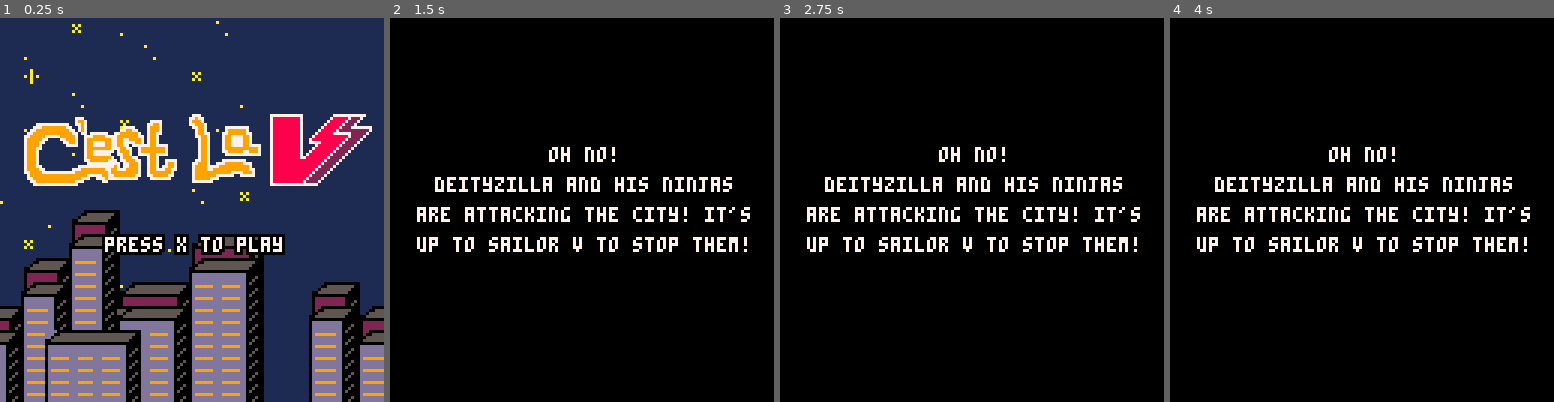
Above: before the commit, frames 1-4 (left to right).
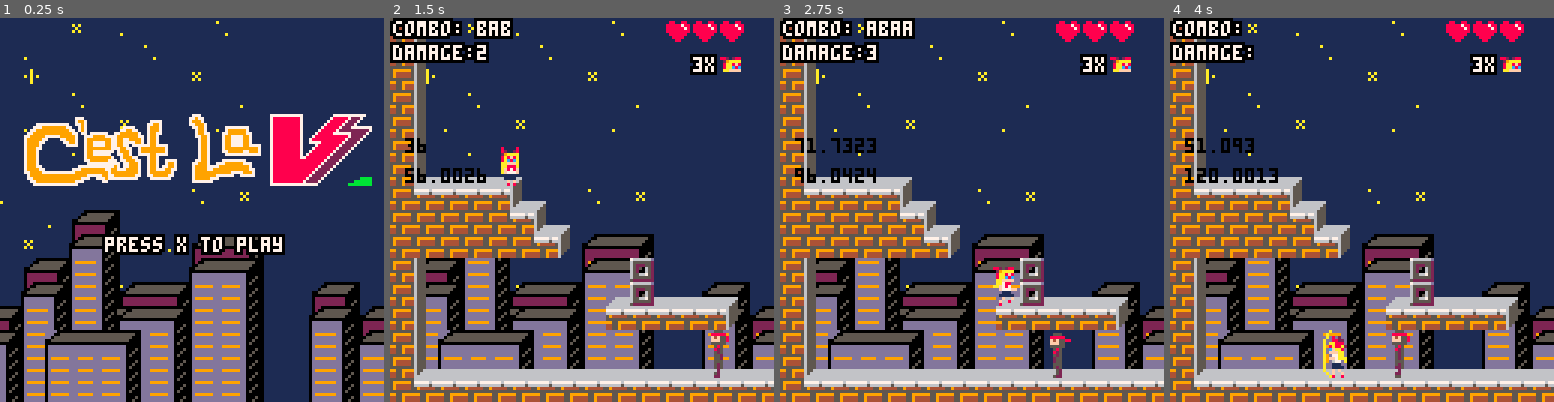
Above: after the commit, the same moments.

Repository: MarkNickerson/SailorV
Game: PICO-8 cartridge sailorv.p8
Two runs of this game, one before a commit and one after it. Both use one fixed random seed, a clock stepped at 60 frames per second and the inputs below.
Inputs:
- Up to frame 1 (0.25 s): no input
- Up to frame 2 (1.5 s): tap X (X key) at 0.33, 1.07 s; tap O (Z key) at 0.7 s
- Up to frame 3 (2.75 s): hold Right 1.6-2.1 s; tap O (Z key) at 1.7, 2.1, 2.5 s; tap X (X key) at 1.85 s; hold Up 2.15-2.42 s; hold Right from 2.47 s (still down)
- Up to frame 4 (4 s): tap O (Z key) at 2.9, 3.3, 3.7 s; tap X (X key) at 2.97 s; release Right at 3.03 s; hold Left 3.08-3.58 s; hold Down 3.63-3.97 s

The runs differ from the first frame. In frame 1, 0.1% of the frame differs, in the area x 90-97%, y 41-44%; in frame 2, 91%; in frame 3, 91%; in frame 4, 92%, in the area x 0-100%, y 0-100%.

Commit message:
Made level transition and messed up Dan's level 2 D: still need to make adjustments

Diff:
--- a/sailorv.p8
+++ b/sailorv.p8
@@ -29,7 +29,7 @@
 next_state = game_states.splash -- level to load after loading screen
 
 loading_end_time = 0 -- keeps track of when loading screen ends automatically
-loading_time = 12 -- 2/3rds the time is story background, and the other 1/3 is the episode title
+loading_time = 0 -- 2/3rds the time is story background, and the other 1/3 is the episode title
 
 function change_state(desired_state)
   cls()
@@ -350,7 +350,7 @@
     end
   end
 
-  if player.hearts == 0 or player.y >= 180 then
+  if player.hearts == 0 or (player.y >= 150 and player.y <= 155 and zone == 1) or (player.y >= 260 and player.y <= 265 and zone == 2) then
     num_lives -= 1
     if num_lives <= 0 then
         change_state(game_states.lose_screen)
@@ -360,9 +360,31 @@
     end
   end
 
-  if(solid(player, player.x, player.y-0.5, 7)) then
-    change_state(game_states.win_screen)
-  end
+  --testing!!!!
+  if (player.x >= 150 and player.x <= 155 and zone == 1) then
+    player.x=40*8
+    player.y=21*8
+
+    cam.x = player.x
+    cam.y = 16*8
+    zone = 2
+    ninjaspawn = 0
+
+    cur_checkpoint.x = player.x
+    cur_checkpoint.y = player.y
+  end
+
+
+  -- if(solid(player, player.x, player.y-0.5, 7) and zone == 1) then
+  --   player.x=40*8
+  --   player.y=21*8
+  --
+  --   cam.x = player.x
+  --   cam.y = 16*8
+  --   zone = 2
+  --   ninjaspawn = 0
+  --   --change_state(game_states.win_screen)
+  -- end
 
   handle_combo()
 
@@ -588,6 +610,7 @@
     t = 0
     taking_damage = false
     enemycount = 0
+    zone = 1
     -- checkpoint stuff
     cur_checkpoint = {x=21, y=1}
     brawl_bounds = {x=0}
@@ -805,7 +828,7 @@
 
   ninja.dy+=ninja.gravity
   -- delete ninja if it falls into the abyss
-  if(ninja.y >= 150) then
+  if((ninja.y >= 150 and ninja.y <= 155) or (ninja.y >= 260 and ninja.y <= 265)) then
     del(allninjas, ninja)
   end
 end
@@ -816,17 +839,17 @@
    spr(ninja.sprite, ninja.x, ninja.y-16, 1, 2, ninja.flip)
 end
 
-function spawnbrawl(xlock)
+function spawnbrawl(xlock, y_spawn)
   if brawl_spawn == false then
 
     brawl_spawn = true
     brawl_clear = false
     enemycount = #allninjas
 
-    make_ninja(player.x - 50, 0, 5)
-    make_ninja(player.x + 50, 0, 5)
-    make_ninja(player.x - 100, 0, 5)
-    make_ninja(player.x + 100, 0, 5)
+    make_ninja(player.x - 50, y_spawn, 5)
+    make_ninja(player.x + 50, y_spawn, 5)
+    make_ninja(player.x - 100, y_spawn, 5)
+    make_ninja(player.x + 100, y_spawn, 5)
 
     if (xlock-cam.x>64+25) then cam.x+=1 end
 
@@ -970,9 +993,16 @@
 function update_game()
   -- spawn more ninjas at randomized x locations
   if(player.x >= ninjaspawn) then
-    make_ninja(player.x + 100, 0, 10)
-    ninjaspawn += 50
-    ninjaspawn += flr(rnd(200))
+    if (zone == 1) then
+      make_ninja(player.x + 100, 0, 10)
+      ninjaspawn += 50
+      ninjaspawn += flr(rnd(200))
+    elseif (zone == 2) then
+      make_ninja(player.x + 100, 180, 10)
+      ninjaspawn += 50
+      ninjaspawn += flr(rnd(200))
+    end
+
   end
   foreach(shuriken, update_shuriken)
   foreach(health_pack, update_health_pack)
@@ -980,13 +1010,13 @@
   move_actor(player)
   foreach(allninjas, move_actor)
 
-  if(player.x >= 300 and player.x <= 350) then
-    spawnbrawl(300)
-  end
-  if(player.x >= 700 and player.x <= 750) then
-    spawnbrawl(700)
-  end
-  if (player.x >= 500 and player.x <= 550) then
+  if(player.x >= 300 and player.x <= 350 and zone == 1) then
+    spawnbrawl(300, 0)
+  end
+  if(player.x >= 700 and player.x <= 750 and zone == 1) then
+    spawnbrawl(700, 0)
+  end
+  if (player.x >= 500 and player.x <= 550 and zone == 1) then
     brawl_spawn = false
   end
   t+= 1
@@ -1057,7 +1087,8 @@
  -- print(player.incombo,cam.x,16,7)
   -- print(brawl_clear, cam.x + 5,24,0)
   -- print(brawl_spawn,cam.x + 5,32,0)
-   --print(player.x,cam.x + 5,40,0)
+   print(player.x,cam.x + 5,cam.y+40,0)
+   print(player.y,cam.x + 5,cam.y+50,0)
   -- print(enemycount,cam.x + 5,48,0)
   draw_hearts()
   draw_lives()
@@ -1160,9 +1191,9 @@
 -- draw hearts ui
 function draw_hearts()
   if(player.hearts == 3) then
-    spr(36, cam.x+110, 1)
-    spr(36, cam.x+101, 1)
-    spr(36, cam.x+92, 1)
+    spr(36, cam.x+110, cam.y+1)
+    spr(36, cam.x+101, cam.y+1)
+    spr(36, cam.x+92, cam.y+1)
   elseif (player.hearts == 2.5) then
     spr(40, cam.x+110, 1)
     spr(36, cam.x+101, 1)
@@ -1644,151 +1675,151 @@
 
 
 __gff__
-0000000000000000000000000000000000000000000000000000000000000000020202020000020000000080800002000404040404040400000000808000020000000000000000000000000000404004000000000000000000000000000000000000000000000000000000000000000000000000000000000000000000000000
-0000000000000000000000000000000000000000000000000000000000000000000000000000000000000000000000000000000000000000000000000000000000000000000000000000000000000000000000000000000000000000000000000000000000000000000000000000000000000000000000000000000000000000
+0000000000000000000000000000000000000000000000000000000000000000020202020000020000000080800002000404040404040400000000808000000002020202020202020200000000404004020202020202020202000000000000000000000000000000000000000000000000000000000000000000000000000000
+0000000000000000000000000000000000000000000000000000000000000000000000000000000000000000000000000000000000000000000000000000000000000000000000000000000000000000000000000000000000000000000000000000000000000000000000000000000200000000000000000000000000000000
 __map__
 203f000000000000000000000000000000000000000000000000000000000000000000000000000000000000000000000000000000000000000000000000000000000000000000000000000000000000000000000000000000000000000000000000000000000000000000000000000000000000000000000000000000000000
 203f000000000000000000000000000000000000000000000000000000000000000000000000000000000000000000000000000000000000000000000000000000000000000000000000000000000000000000000000000000000000000000000000000000000d1e2f0000000000001e2f000000000000000000000000000000
-203f000000000000000000000000000000000000000000000000000000000000000000000000000000000000000000000000000000000000000000000000000000000000000000000000000000000000000000000000000000000000000000001e1f1f2f00000d222a1f1f1f1f1f1f220f000000000000000000000000000000
-203f000000000000000000000000000000000000000000000000000000000000000000000000000000000000000000000000000000000000000000000000000000001e1f1f1f2fcfcf00000000000000000000000000000000000000000000002222220f0000000d222222222222220f00000000000000000000000000000000
-203f00000000000000000000000000000000000000000000000000000000000000000000000000000000000000000000000000000000cfcfcf000000000000000000222222223f000000000000000000000000000000000000000000000000000000000000000000000000000000000000000000000000000000000000000000
-203f0000000000000000000000000000000000000000000000000000000000000000000000000000000000000000000000000000000000001e1f1f1f1f1f1f1f1f1f202020203f0000000000000000000000000000000000000000000000000000000000001e1f1f2f0e00000000000000000000000000000000000000000000
-202a1f1f1f2f0000000000000000000000000000000000000000000000000000000000000000000000000000000000001e1f1f1f2f0d0d0d22222222222222222222202020200f000000cf00000000000000000000000000000000000000000000000000002222220f0e00000000000000000000000000000000000000000000
-20222222222a2f000000000000000000000000000e1e1f1f1f2f00000000000000000000000000000000000000000000222222222a2f0d0d0d0d0d0d0000000000000000000000000000cf0000000000000000000000000000000000000000000000000000000000000e00000000000000000000000000000000000000000000
-203f000026222a2f0000cf0000000000000000001e222222222a2f000000cf1e1f2f00000000000000000000000000cf20202020222a2f0d0d0d0dcf0000000000000000000000000000cf0000000000000000000000000000000000000000001e1f1f2f00000000000000000000000000000000000000000000000000000000
-203f00000026220f000000000d0d0d0d000000002220202020222a2f00cf1e22222a2f0000000000000000cfcfcfcfcf290d202020220f0d0d0d0dcf0000000000000000000000000000cf0000000000000000000000000000000000000000002222220f00000000000000000000000000000000000000000000000000000000
-203f000000000000000026000d0000000000000020204b4c2020222a1f1f222020223f000000000000000000000000002900000d0d0d0d0d0d1e1f1f2f00000000000000000000000000cf0000000000000000000000000000000000000000000000000000000000000000000000000000000000000000001e1f1f1f2f000000
-203f000000000000001e261f1f2f00000000001e20205b5c202020222222202020200f0000000000000000000000000d2900000d0d0d0d0d1e2222223fcf000000000000000000000000cf000000001e1f262fcfcfcf261f1f2f00000000000000000000001e1f1f2f0e00000000000000000000000000003d3d3d3d3f000000
-203f0000000000cfcf222222220f00000000002220202020202020202020203f2929cf001e1f1f1f1f1f1f1f1f1f1f1f2f00000d1e1f1f1f222020203f00000000000000000000000000cf000000cf2222220f00cfcf2222220f00000000000000000000002222220f0e00000000000000000000000000002d2b2c2d3f000000
-203f00000000000d00000000000000000000000020204b4c202020204b4c203f2929cf1e2222222222222222222222222a2f000d22222222202020203fcf000000000000000000000000000000000000000000cfcfcf00000000000000000000000d0d0000000000000d0000000000000000001e1f1f1f1f2d3b3c2d2a2f0000
-202a1f1f1f1f1f1f1f1f1f1f1f1f1f1f1f1f1f1f20205b5c202020205b5c202a1f1f1f22204b4c20204b4c20204b4c20222a2f0d204b4c20204b4c203fcfcfcfcfcfcf0000000000000000001e1f1f1f1f1f1f1f1f1f1f1f1f1f1f1f1f1f1f1f1f1f1f2f000000000000000000000000000000222222222222222222223f0000
-202222222222222222222222222222222222222220202020202020202020202222222220205b5c20205b5c20205b5c2020220f0d205b5c20205b5c200fcfcfcfcfcfcfcfcfcfcfcfcfcfcfcf22222222222222222222222222222222222222222222223f000000000000000000000000000000202020202020202020203f0000
-0000000000000000000000000000000000000000000000003900370000003a0000000000000000000000000000000000000000000000000000cfcf000000000000000000000000000000cfcf2020202020204b4c2020204b4c2020204b4c20202020203f000000000000000000000000000000202020202020202020200f0000
-0000000000000000000000000000000000000000000037000000003a00000000000000000000000000000000000000000000000000000000000000000000000000000000000000000000cfcf2020202020205b5c2020205b5c2020205b5c20202020200f00000000000000000000000000000000000000000000000000000000
-0000000000000000000000000000000000000000000038000000000000390000000000000000000000000000000000000000000000000000000000000000000000000000000000000000000000000000000000000000000000000000000000000000000000000000000000000000000000000000000000000000000000000000
-0000000000000000000000000000000000000000000000003a000000000000370d0d0d000d0d203f00000000000000000000000000000000000000000000000000000000000000000000000000000000000000000000000000000000000000000000000000000000000000000000000000000000000000000000000000000000
-00000000000000000000000000000000000000000000373700003900000037000d0d00000d0d203f00000000000000000000000000000000000000000000000000000000000000000000000000000000000000000000000000000000000000000000000000000000000000000000000000000000000000000000000000000000
-00000000000000000000000000000000000000000000000037000000000000000d0d00000d0d203f00000000000000000000000000000000000000000000000000000000000000000000000000000000000000000000000000000000000000000000000000000000000000000000000000000000000000000000000000000000
-00000000000000000000000000000000000000000000000000000000000000000d0d00000d0d203f000000000000000000000000000000000000000000000000000000000000000000000000000000000000000000000000000000000000000000000000000000000000000d0d0d0d0d0d000000000000000000000000000000
-0000000000000000000000000000000000000000003700cf00000000003a00390d0d00000d0d203f00000000000000000000000000000000000000000000000000000000000000000000000000000000000000000000000000001e1f1f1f2f000000000000000000000000001e1f1f1f2f000000000000000000000000000000
-00000000000000000000000000000000000000000000003700000000000000000d0d0e0e0d0d203f0000000000000000000000000000000000000000000000000000000000000000000000000000000000000000000000000000222222220f00000000000000000000000000222222220f000000000000000000000000000000
-00000000000000000000000000000000000000000000390000000038370000000d0d0e0e0d0d203f0000000000000000000000000e0000000000000000000d0d0d000000000000000000000000000000000000000000000000000000000000000000000000000000000000000000000000001e1f1f1f2f000000000000000000
-00000030320000000000000000000000000000000000000000000000000000000d0d00000d0d203f0000cf0000000000000000000d000000000d0d0d0d0d0d0d0d0000000000000000000000000000000000000000001e1f1f1f1f1f1f1f1f1f1f1f2f0d0000000000000000000000000000222222220f000000000000000000
-00000033340000003031320000000000000000000000003800003a00000000000d0d00000d0d203f000000000d0d0d0d000000000d0d0d1e1f1f1f2f0d0d0d0d000000000000000000000000000000000000000000002222222222222222222222223f0d0000000000000000000000000e0e0e0000000000000000000e2b2c00
-00303233340000003335340000000000000000000000000000000000000000000d0d00000d0d203f00001e2f0d000000000000000d0d0d222222220f0000000000000000000000000d0d0d0d000000001e1f1f1f2f002020202020202020202020203f0d00000000000000001e1f1f1f1f1f1f1f1f1f1f1f1f1f1f1f1f3b3c2f
-00333433343031323335340000303200000000000000000000000000000000000d0d0d0d0d0d202a1f1f223f0d0d0000001e1f1f1f2f0d0000000000001e1f1f1f2f00000000001e2f0d0d0d00000000222222220f002020202020202020202020203f00001e1f1f1f2f0000222222222222222222222222222222222222223f
-323336313132353433353400003334302d2d2d000000002d00000000000000000d0d0d0d0d0d20222222200f0d0d000000222222220f0d000000000000222222220f0000000000222a1f1f1f1f1f2f000000000000002020202020202020202020203f0000222222223f0d00202020202020202020202020202020202020203f
-343333353534353433353400003334332d2d2d000000002d00000000000000000d0d0d0d0d0d203f0000000000000000000000000d000000000000000000000000000000000000002222222222220f000000000000002020202020202020202020203f0000202020200f0d00202020202020202020202020202020202020203f
-…(113 lines of a section not shown)…
+203f000000000000000000000000000000000000000000000000000000000000000000000000000000000000000000000000000000000000000000000000000000000000000000000000000000000000000000000000000000000000000000001e1f1f2f00000d222a1f1f1f1f1f1f223f000000000000000000000000000000
+203f000000000000000000000000000000000000000000000000000000000000000000000000000000000000000000000000000000000000000000000000000000001e1f1f1f2fcfcf00000000000000000000000000000000000000000000002222220f0000002022222222222222203f000000000000000000000000000000
+203f00000000000000000000000000000000000000000000000000000000000000000000000000000000000000000000000000000000cfcfcf00000000000000001e222222222a2f00000000000000000000000000000000000000000000000020200fcf00000020204b4c204b4c20203f000000000000000000000000000000
+203f0000000000000000000000000000000000000000000000000000000000000000000000000000000000000000000000000000000000001e1f1f1f1f1f1f1f1f2220202020223f00000000000000000000000000000000000000000000000000000000001e1f20205b5c205b5c20203f000000000000000000000000000000
+202a1f1f1f2f0000000000000000000000000000000000000000000000000000000000000000000000000000000000001e1f1f1f2f0d0d0d22222222222222222220204b4c20203f0000cf000000000000000000000000000000000000000000000000000022222020202020202020203f000000000000000000000000000000
+20222222222a2f000000000000000000000000000e1e1f1f1f2f00000000000000000000000000000000000000000000222222222a2f0d0dcf202020202020202020205b5c20203f0000cf0000000000000000000000000000000000000000000000000000cf202020202020202020203f000000000000000000000000000000
+2020202020222a2f0000cf0000000000000000001e222222222a2f000000cf1e1f2f00000000000000000000000000cf20202020222a2f0d0d0d0dcf00000020202020202020203f0000cf0000000000000000000000000000000000000000001e1f1f2f00000020204b4c204b4c20203f000000000000000000000000000000
+202020202020220f000000000d0d0d0d000000002220202020223fcf00cf1e22222a2f0000000000000000cfcfcfcfcf2920202020220f0d0d0d0dcf00000000202020202020203f0000cf0000000000000000000000000000000000000000002222220f00000020205b5c205b5c20203f000000000000000000000000000000
+203f000000000000000026000d0000000000000020204b4c20202a1f1f1f222020223f000000000000000000000000002900000d0d0d0d0d0d1e1f1f1f2f00000020204b4c20203f0000cf00000000000000000000000000000000000000000020200fcf0000002020202020202020203f000000000000001e1f1f1f2f000000
+203f000000000000001e261f1f1f2f000000001e20205b5c202022222222202020200f0000000000000000000000000d2900000d0d0d0d0d1e222222222a2f000020205b5c20203f0000cf000000001e1f262fcfcfcf261f1f2f00000000000000000000001e1f2020202020202020203f000000000000002d2d2d2d3f000000
+203f0000000000cfcf22222222220f000000002220202020202020202020203f2929cf001e1f1f1f1f1f1f1f1f1f1f1f2f00000dcf1e1f1f2220202020203f00002020202020203f0000cf000000cf2222220f00cfcf2222220f0000000000000000000000222220204b4c204b4c20203f000000000000002d2b2c2d3f000000
+203f00000000000d00000000000000000000002020204b4c2020204b4c20203f2929cf1e2222222222222222222222222a2f000d1e2222222020202020203f00002020202020203f0000000000000000000000cfcfcf00000000000000000000000d0d0000202020205b5c205b5c20203f00001e1f1f1f1f2d3b3c2d2a2f0000
+202a1f1f1f1f1f1f1f1f1f1f1f1f1f1f1f1f1f2020205b5c2020205b5c20202a1f1f1f22204b4c20204b4c20204b4c20222a2f0d22204b4c20204b4c20203fcfcf20204b4c20203f0000001e1f1f1f1f1f1f1f1f1f1f1f1f1f1f1f1f1f1f1f1f1f1f1f2f0020202020202020202020203f0000222222222222222222223f0000
+202222222222222222222222222222222222222020202020202020202020202222222220205b5c20205b5c20205b5c2020220f0d20205b5c20205b5c20203fcfcf20205b5c20203fcfcfcf2222222222222222222222222222222222222222222222223f0020202020202020202020203f0000202020202020202020203f0000
+0000000000000000000000000000000000000000000000003900370000003a00cfcfcfcfcf203fcfcfcf000000000000000000000000000000cfcf000000000000000000000000000000cfcfcfcfcfcfcfcfcfcfcfcfcfcfcfcfcfcfcfcfcfcfcfcfcfcf000000000000000000000000000000cfcfcfcfcfcfcfcfcfcfcf0000
+0000000000000000000000000000000000000000000037000000003a00000000cfcfcfcfcf203fcfcfcf0000000000000000000000000000000000000000000000000000000000000000cfcfcfcfcfcfcfcfcfcfcfcfcfcfcfcfcfcfcfcfcfcfcfcfcfcf00000000000000000000000000000000000000000000000000000000
+0000000000000000000000000000000000000000000038000000000000390000cfcfcfcfcf202a1f1f1f2f00000000000000000000000000000000000000000000000000000000000000000000000000000000000000000000000000000000000000000000000000000000000000000000000000000000000000000000000000
+0000000000000000000000000000000000000000000000003a00000000000037cfcfcfcfcf202d2d2d2d3f000000000000000000000000000000cfcfcfcfcf0000000000000000000000000000000000000000000000000000000000000000000000000000000000000000000000000000000000000000000000000000000000
+0000000000000000000000000000000000000000000037370000390000003700cfcfcfcfcf202d2b2c2d3f001e2fcf00000000000000cfcfcfcfcf00cfcfcf0000000000000000000000000000000000000000000000000000000000000000000000000000000000000000000000000000000000000000000000000000000000
+0000000000000000000000000000000000000000000000003700000000000000cfcfcfcfcf202d3b3c2d2a1f220fcf00000000000000cfcfcfcfcfcfcfcf000000000000000000000000000000000000000000000000000000000000000000000000000000000000000000000000000000000000000000000000000000000000
+0000000000000000000000000000000000000000000000000000000000000000cfcfcfcfcf202222222222223fcfcf000000000000cfcfcfcfcfcfcfcfcf0000000000000000000000000000000000000000000000000000000000000000000000000000000000000000000d0d0d0d0d0d000000000000000000000000000000
+0000000000000000000000000000000000000000003700cf00000000003a0039cfcfcfcf0d202020202020200f0000000000000000cfcfcfcfcfcfcfcfcf000000000000000000000000000000000000000000000000000000001e1f1f1f2f000000000000000000000000001e1f1f1f2f000000000000000000000000000000
+0000000000000000000000000000000000000000000000370000000000000000cfcfcfcf0d2020202020203fcf00000000000000cfcfcfcf00cfcfcfcfcfcfcf0000000000000000000000000000000000000000000000000000222222220f00000000000000000000000000222222220f000000000000000000000000000000
+0000000000000000000000000000000000000000000039000000003837000000cfcfcfcfcf2020202020200fcf00001e1f1f1f2fcfcfcfcf0000001e1f1f1f2fcfcf0000000000000000000000000000000000000000000000000000000000000000000000000000000000000000000000001e1f1f1f2f00001e1f1f1f2f0000
+0000003032000000000000000000000000000000000000000000000000000000cfcfcf000d20202020203fcfcf00cf222222223fcfcfcfcf000dcf222222223fcfcf00000000000000000000000000000000000000001e1f1f1f1f1f1f1f1f1f1f1f2f0d0000000000000000000000000000222222220f00003d3d3d3d3f0000
+00000033340000003031320000000000000000000000003800003a0000000000cfcfcf000d20202020203fcfcf0d0d202020203fcf1e1f1f1f2fcf202020203fcfcfcf000000000000000000000000000000000000002222222222222222222222223f0d0000000000000000000000000e0e0e0000000000002d2b2c2d3fcf00
+0030323334000000333534000000000000000000000000000000000000000000cfcfcfcf0d20202020203fcfcf0000202020203fcf222222223fcf202020203fcfcf0000000000000d0d0d0d000000cfcfcfcfcfcf002020202020202020202020203f0d00000000000000001e1f1f1f1f1f1f1f1f1f1f1f1f2d3b3c2d3fcfcf
+0033343334303132333534000030320000000000000000000000000000000000cfcfcfcf0d20202020203fcfcfcfcf202020203fcf202020203fcf202020203fcfcf0000000000cfcf0d0d0d00000000cfcfcfcfcf002020202020202020202020203f00001e1f1f1f2f000022222222222222222222222222222222223fcfcf
+323336313132353433353400003334302d2d2d000000002d0000000000000000cfcfcfcf0d20202020203fcfcfcfcf202020203fcf202020203fcf202020202a1f1f1f1f1f1f1f1f1fcfcfcfcfcfcf000000000000002020202020202020202020203f0000222222223f0d0020202020202020202020202020202020203fcfcf
+343333353534353433353400003334332d2d2d000000002d0000000000000000cfcfcfcf0d20202020203fcfcfcfcf202020203fcf202020203fcf2020202022222222222222222222222222222222222222222222222020202020202020202020203f0000202020200f0d0020202020202020202020202020202020203fcfcf
+…(113 lines of a section not shown)…
Not shown, changed: 31 lines of the sprite sheet (__gfx__) section of sailorv.p8
